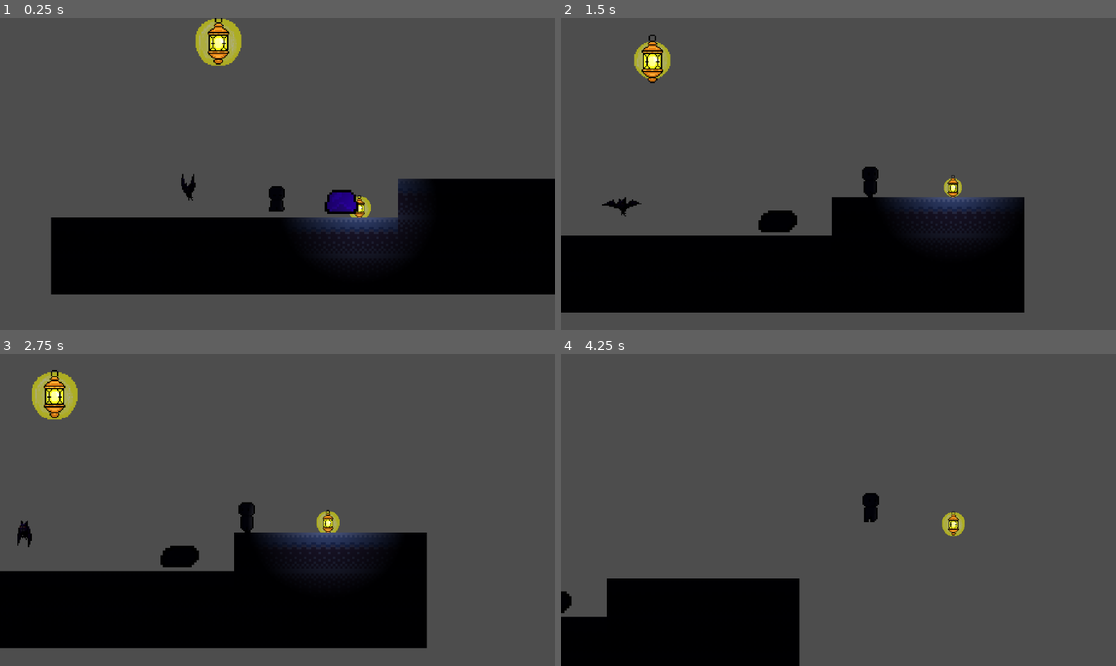
Above: before the commit, frames 1-4 (two rows, left to right).
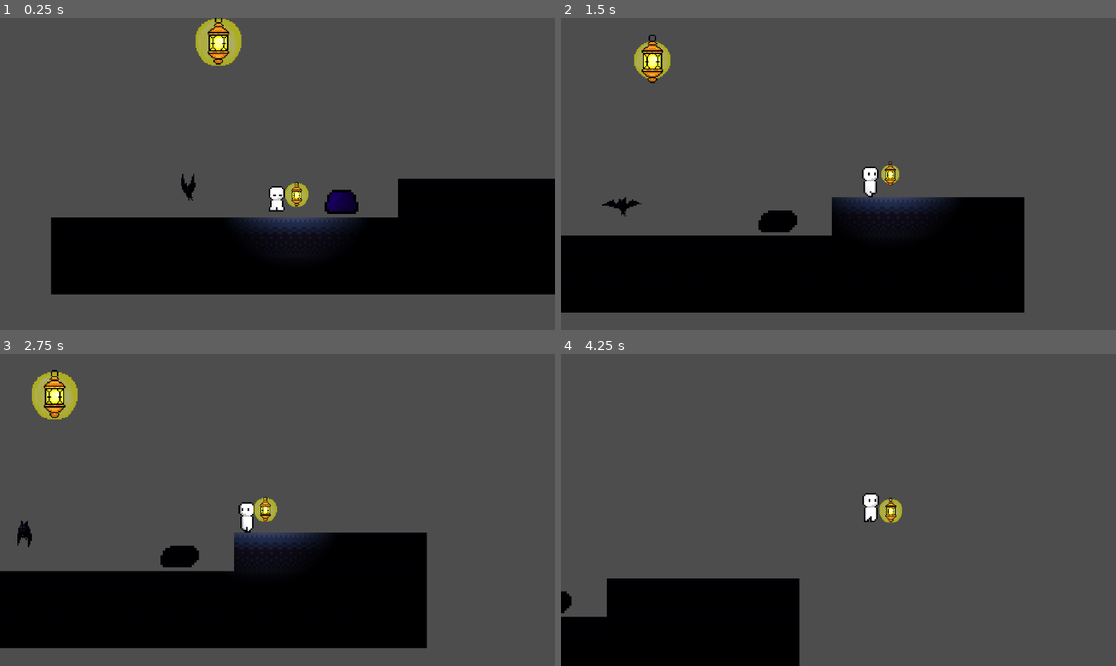
Above: after the commit, the same moments.

Repository: yaksies/campfireGame
Game: Godot game, scene res://scenes/game.tscn
Same seed, same stepped clock (60 frames per second), same inputs: the game is played once before the commit and once after it.
Inputs:
- Up to frame 1 (0.25 s): no input
- Up to frame 2 (1.5 s): hold D (move_right) from 0.53 s (still down); tap Space (jump) at 0.77 s
- Up to frame 3 (2.75 s): tap Space (jump) at 1.52 s; release D (move_right) at 2.03 s; hold A (move_left) from 2.03 s (still down)
- Up to frame 4 (4.25 s): release A (move_left) at 2.78 s; hold D (move_right) from 2.78 s (still down); tap Space (jump) at 3.02, 3.77 s

The runs differ from the first frame. In frame 1, 3.0% of the frame differs, in the area x 42-76%, y 51-79%; in frame 2, 2.5%; in frame 3, 2.5%; in frame 4, 0.7%.

Commit message:
Hi there test backup!

Diff:
--- /dev/null
+++ b/campfire-game/scenes/lamp.tscn
@@ -0,0 +1,3 @@
+[gd_scene format=3 uid="uid://chjucrhp8suxt"]
+
+[node name="Lamp" type="Node2D" unique_id=1425322240]
--- a/campfire-game/scenes/player.tscn
+++ b/campfire-game/scenes/player.tscn
@@ -238,7 +238,7 @@
 one_way_collision = true
 
 [node name="Lantern" parent="." unique_id=733144119 instance=ExtResource("3_qhqgy")]
-position = Vector2(136, 18)
+position = Vector2(32, -4)
 
 [node name="AnimationPlayer" type="AnimationPlayer" parent="." unique_id=1804253188]
 libraries/ = SubResource("AnimationLibrary_wqfne")
